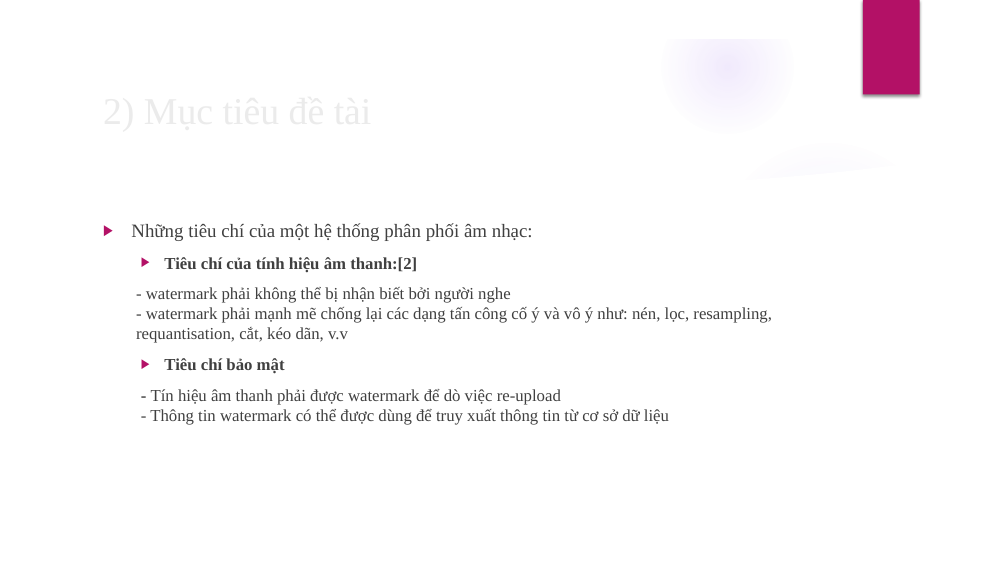
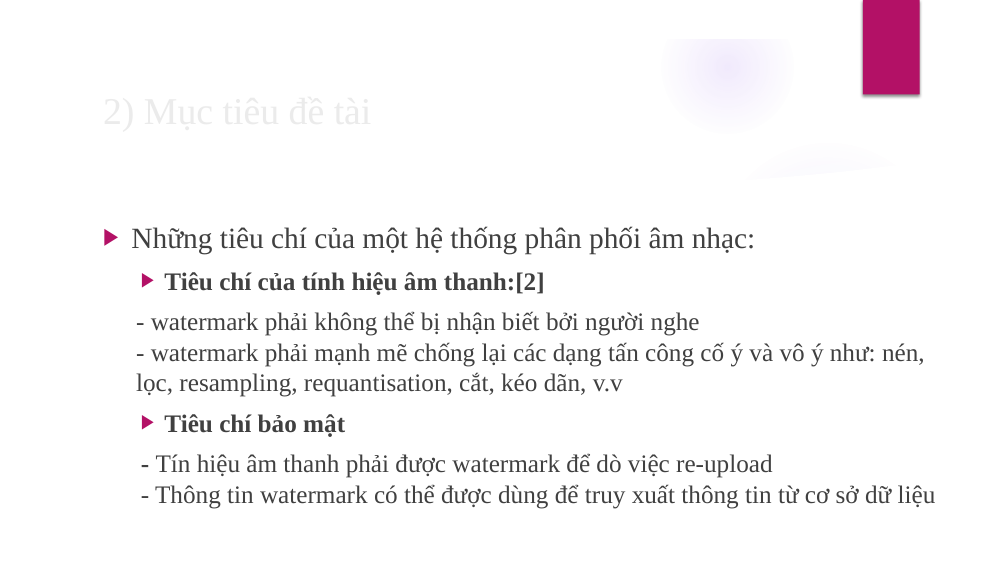
Before and after one commit to TruongThanhNam97/angular-audio, a slide deck: slide 7 of document/BC-LVTN.pptx. Drawn at 1008x567 pixels with LibreOffice and Linux fonts; fonts in the diff are those of the drawing; background and template pictures are left out. Boxes give left, top, right and bottom in pixels: in the first picture for what was removed or moved away, otherwise in the second. Text is boxed around its words. In the diff, an @@ line names an element or a change of style, - is before the commit and + after.

```diff
--- a/document/BC-LVTN.pptx
+++ b/document/BC-LVTN.pptx
@@ text "Những tiêu chí của một ..." at (131, 226, 936, 509): size 18 to 28 pt in "Những tiêu chí của một hệ thống ..."; size 16 to 24 pt in "Tiêu chí của tính hiệu âm thanh:[2]", "- watermark phải không thể bị nhận ...", "Tiêu chí bảo mật", "- Tín hiệu âm thanh phải được ..." @@
```
Also in this commit, not shown: 1 other slide changed.
